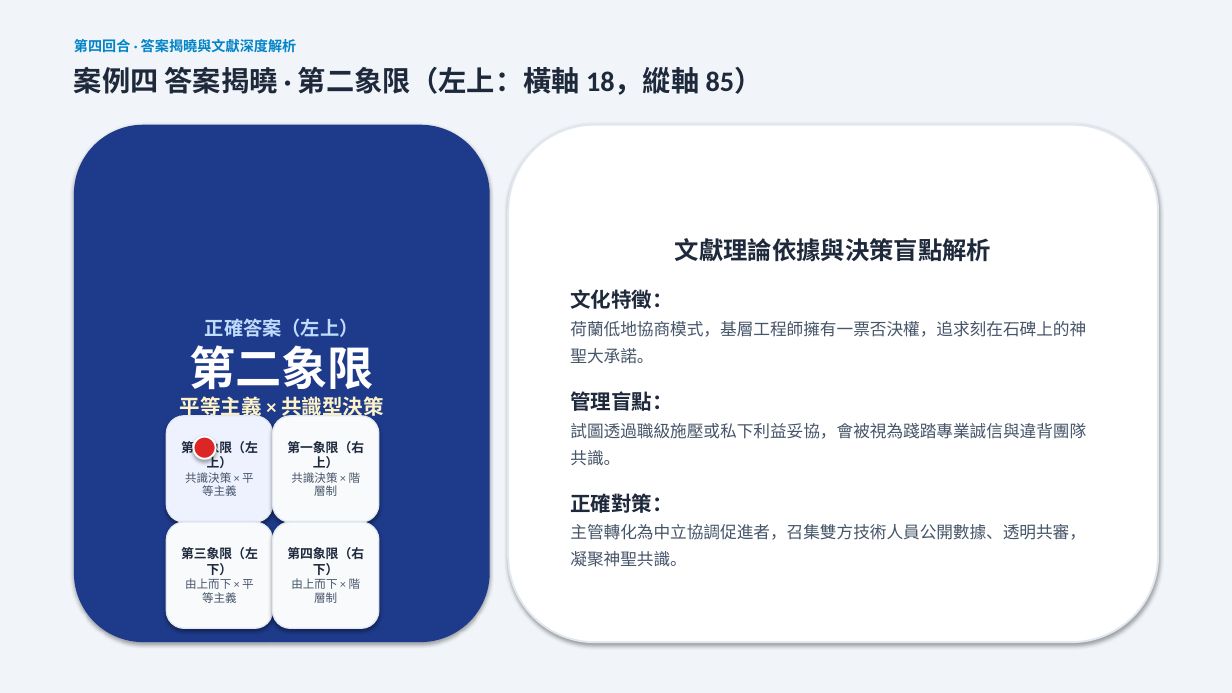
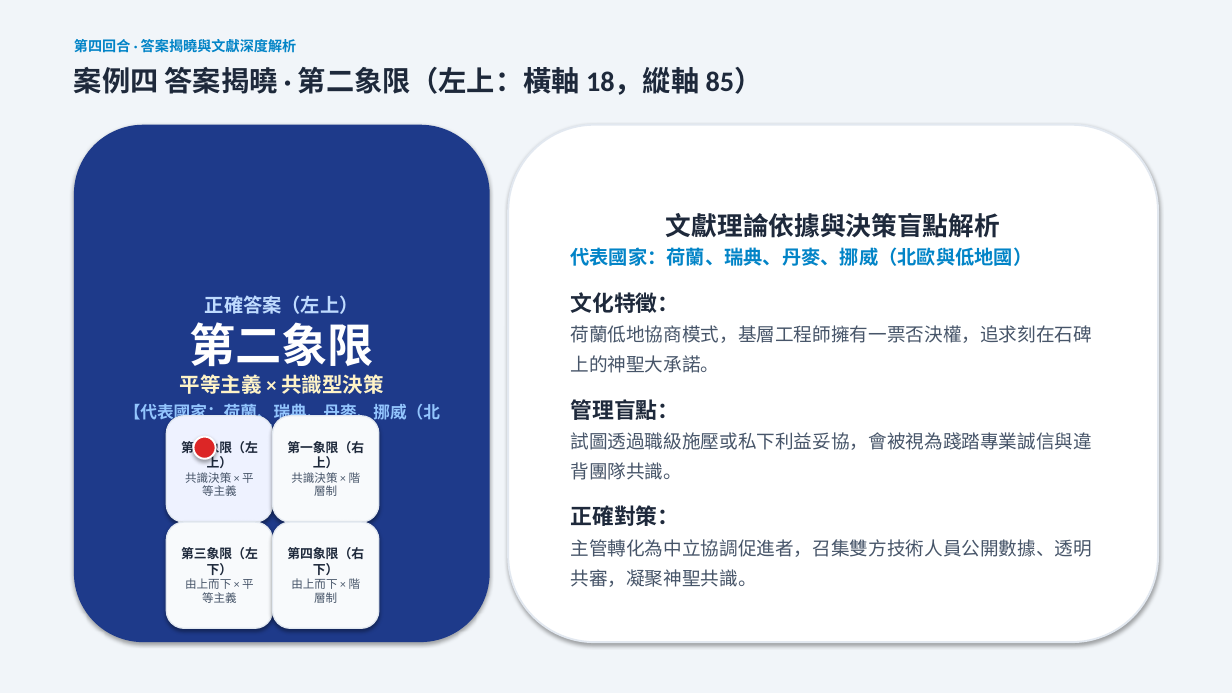
Before and after one commit to routerdd1818-tech/OB, a slide deck: slide 12 of 誰是文化王_備案簡報_Who_Is_Culture_King.pptx. Drawn at 1232x693 pixels with LibreOffice and Linux fonts; fonts in the diff are those of the drawing. Boxes give left, top, right and bottom in pixels: in the first picture for what was removed or moved away, otherwise in the second. Text is boxed around its words. In the diff, an @@ line names an element or a change of style, - is before the commit and + after.

```diff
--- a/誰是文化王_備案簡報_Who_Is_Culture_King.pptx
+++ b/誰是文化王_備案簡報_Who_Is_Culture_King.pptx
@@ text in rounded rectangle at (570,213,1092,587): size 19 to 20 pt in "文獻理論依據與決策盲點解析"; size 16 to 17 pt in "文化特徵：", "管理盲點：", "正確對策："; size 13 to 14.5 pt in "荷蘭低地協商模式，基層工程師擁有一票否決權，追求刻在石碑上的神聖大承諾。", "試圖透過職級施壓或私下利益妥協，會被視為踐踏專業誠信與違背團隊共識。", "主管轉化為中立協調促進者，召集雙方技術人員公開數據、透明共審，凝聚神聖共識。"; less space between paragraphs @@
@@ text in rounded rectangle at (570,247,1032,266): paragraph added @@
+代表國家：荷蘭、瑞典、丹麥、挪威（北歐與低地國）
@@ text in rounded rectangle at (124,404,440,443): paragraph added @@
+【代表國家：荷蘭、瑞典、丹麥、挪威（北歐與低地國）】
```
Also in this commit, not shown: 3 other slides changed, 5 other files.
